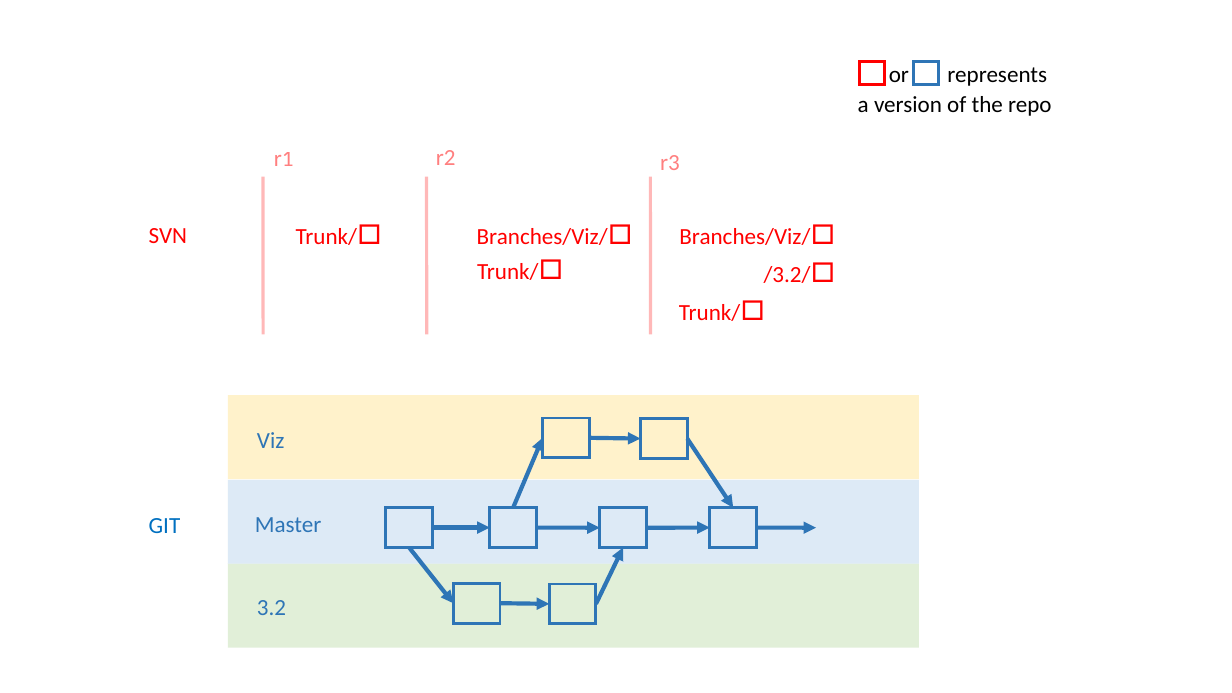
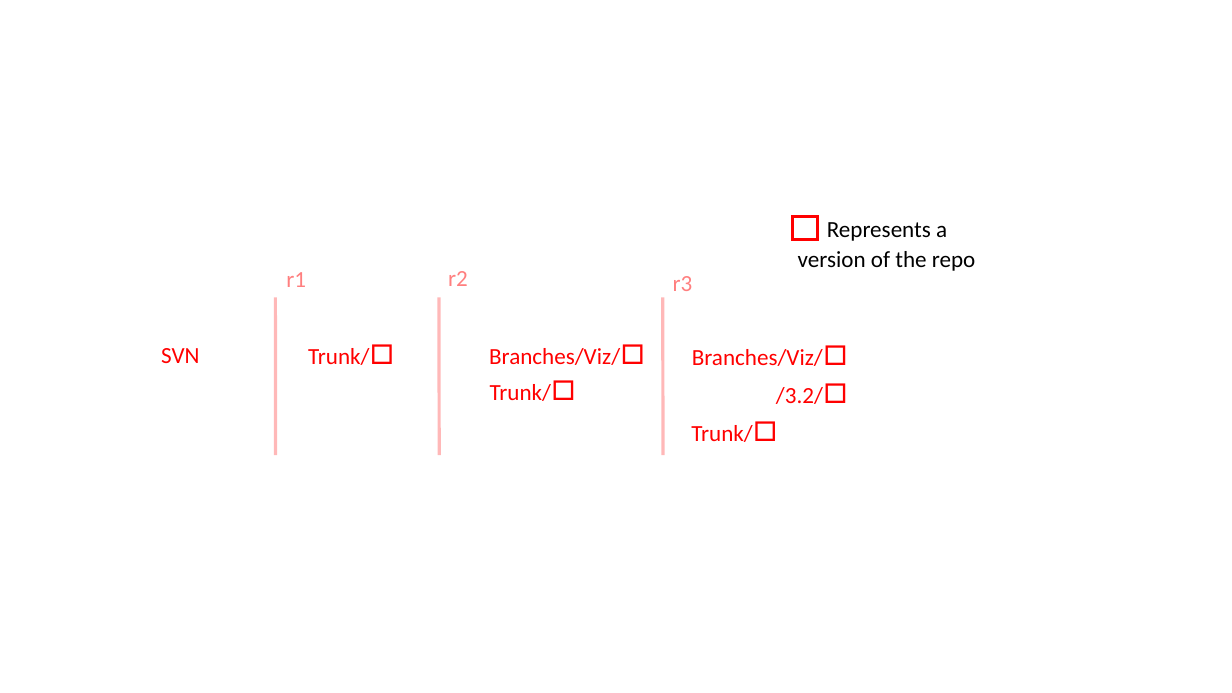
Before and after one commit to opensim-org/teaching-git, a slide deck: slide 2 of images/draftFigures.pptm. Drawn at 1232x693 pixels with LibreOffice and Linux fonts; fonts in the diff are those of the drawing. Boxes give left, top, right and bottom in pixels: in the first picture for what was removed or moved away, otherwise in the second. Text is boxed around its words. In the diff, an @@ line names an element or a change of style, - is before the commit and + after.

```diff
--- a/images/draftFigures.pptm
+++ b/images/draftFigures.pptm
@@ text removed at bbox=[889, 70, 909, 82] @@
-or
@@ rectangle removed at bbox=[913, 62, 938, 85] @@
@@ rectangle: place and size @@
-rectangle at bbox=[860, 62, 884, 85]
+rectangle at bbox=[793, 217, 818, 240]
@@ text at bbox=[827, 222, 947, 241]: text changed @@
-represents
+Represents a
@@ text "r1": place and size @@
-text "r1" at bbox=[274, 152, 294, 166]
+text "r1" at bbox=[286, 272, 306, 287]
@@ text at bbox=[798, 251, 975, 271]: text changed @@
-a version of the repo
+version of the repo
@@ 8 texts, 3 lines: place and size @@
-8 texts, 3 lines at bbox=[149, 150, 811, 335]
+8 texts, 3 lines at bbox=[161, 271, 823, 456]
@@ text "Branches/Viz/□": place and size @@
-text "Branches/Viz/□" at bbox=[477, 228, 608, 245]
+text "Branches/Viz/□" at bbox=[489, 348, 620, 365]
@@ rectangle removed at bbox=[228, 396, 920, 480] @@
@@ rectangle removed at bbox=[543, 418, 590, 457] @@
@@ rectangle removed at bbox=[640, 419, 688, 458] @@
@@ text removed at bbox=[257, 432, 285, 448] @@
-Viz
@@ arrow removed from (513, 507) to (543, 438) @@
@@ arrow removed from (590, 438) to (640, 439) @@
@@ arrow removed from (688, 439) to (733, 508) @@
@@ rectangle removed at bbox=[228, 480, 920, 564] @@
@@ rectangle removed at bbox=[385, 507, 433, 547] @@
@@ rectangle removed at bbox=[490, 507, 537, 547] @@
@@ rectangle removed at bbox=[600, 508, 647, 548] @@
@@ rectangle removed at bbox=[710, 508, 757, 548] @@
@@ text removed at bbox=[149, 518, 181, 533] @@
-GIT
@@ text removed at bbox=[255, 517, 322, 532] @@
-Master
@@ arrow removed from (433, 528) to (490, 528) @@
@@ arrow removed from (537, 528) to (600, 528) @@
@@ arrow removed from (647, 528) to (710, 528) @@
@@ arrow removed from (757, 528) to (816, 528) @@
@@ rectangle removed at bbox=[228, 564, 920, 648] @@
@@ arrow removed from (409, 548) to (454, 604) @@
@@ arrow removed from (596, 604) to (623, 548) @@
@@ rectangle removed at bbox=[454, 583, 501, 623] @@
@@ rectangle removed at bbox=[549, 584, 596, 624] @@
@@ text removed at bbox=[257, 600, 286, 615] @@
-3.2
@@ arrow removed from (500, 604) to (549, 604) @@
```
Also in this commit, not shown: 1 other slide changed, 1 slide added, 5 other files.
